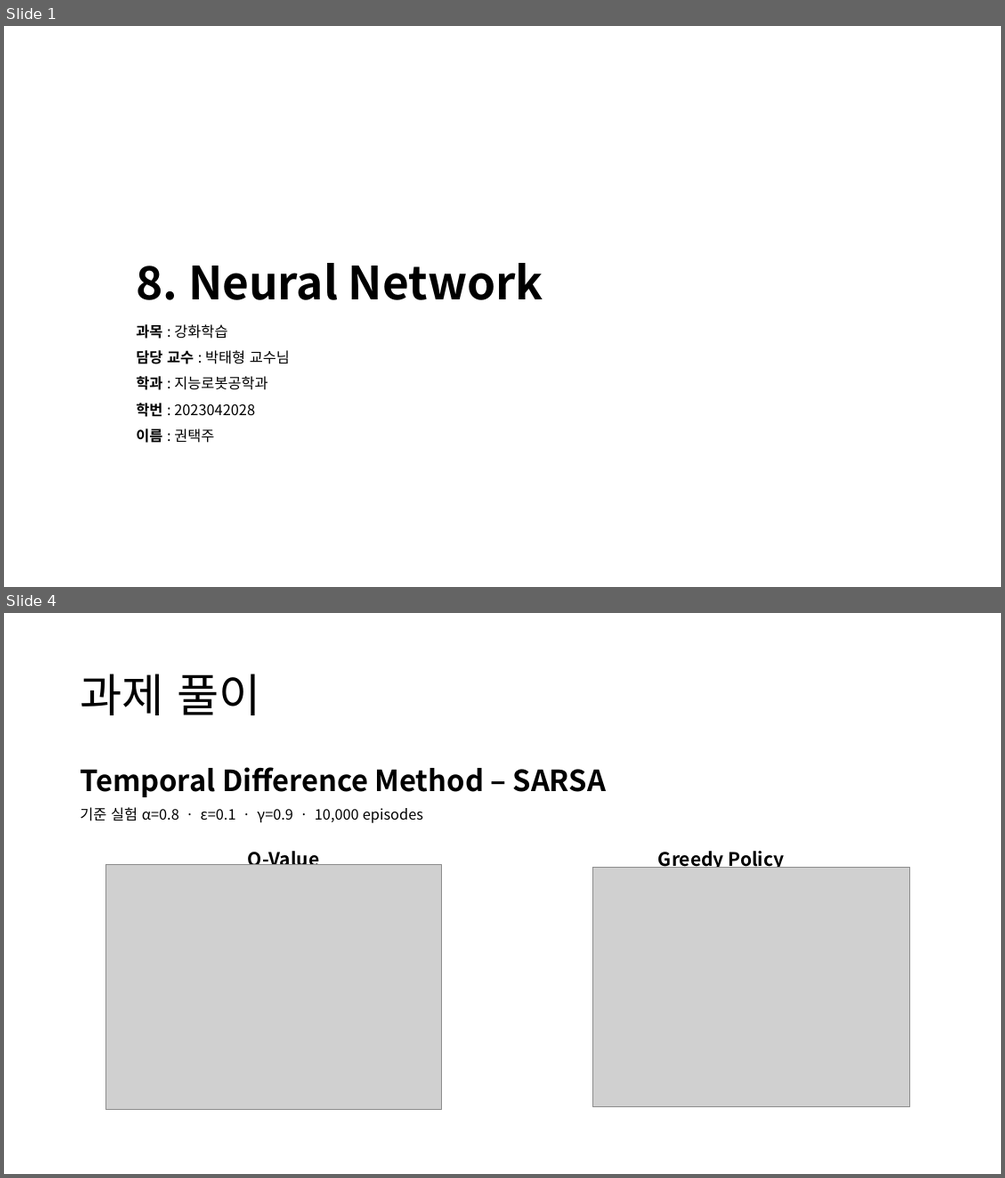
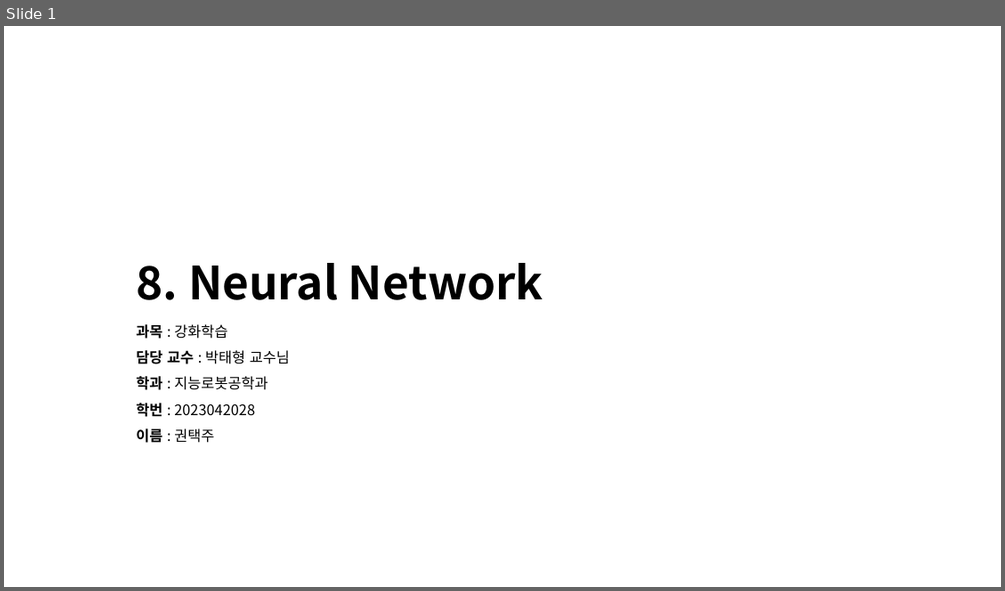
Before and after one commit to KweonTJ/Reinforcement_Learning, a slide deck: 8. Neural Network/8. Neural Network.pptx. Shown one above the other, each under a label of ours: slides 1 and 4 before the commit, slide 1 after it; the slides between them are not shown. The pictures are 1005x1178 and 1005x591 pixels, drawn with LibreOffice and Linux fonts; fonts in the diff are those of the drawing; grey boxes stand for pictures; background and template pictures are left out. Boxes give left, top, right and bottom in pixels: in the first picture for what was removed or moved away, otherwise in the second. Text is boxed around its words. In the diff, an @@ line names an element or a change of style, - is before the commit and + after.

```diff
--- a/8. Neural Network/8. Neural Network.pptx
+++ b/8. Neural Network/8. Neural Network.pptx
@@ slide 4 removed at (x1=4, y1=613, x2=1001, y2=1174), background #FFFFFF @@
@@ title removed at (x1=80, y1=674, x2=260, y2=715) @@
-과제 풀이
@@ text removed at (x1=80, y1=767, x2=606, y2=823) @@
-Temporal Difference Method – SARSA
-기준 실험 α=0.8 · ε=0.1 · γ=0.9 · 10,000 episodes
@@ table removed at (x1=65, y1=841, x2=939, y2=901), 2 rows, 2 columns @@
-Q-Value | Greedy Policy
- | 
@@ picture removed at (x1=105, y1=864, x2=441, y2=1109) @@
@@ picture removed at (x1=593, y1=867, x2=910, y2=1107) @@
```
Also in this commit, not shown: 4 slides changed, 20 slides added, 6 other slides removed, 3 other files.
